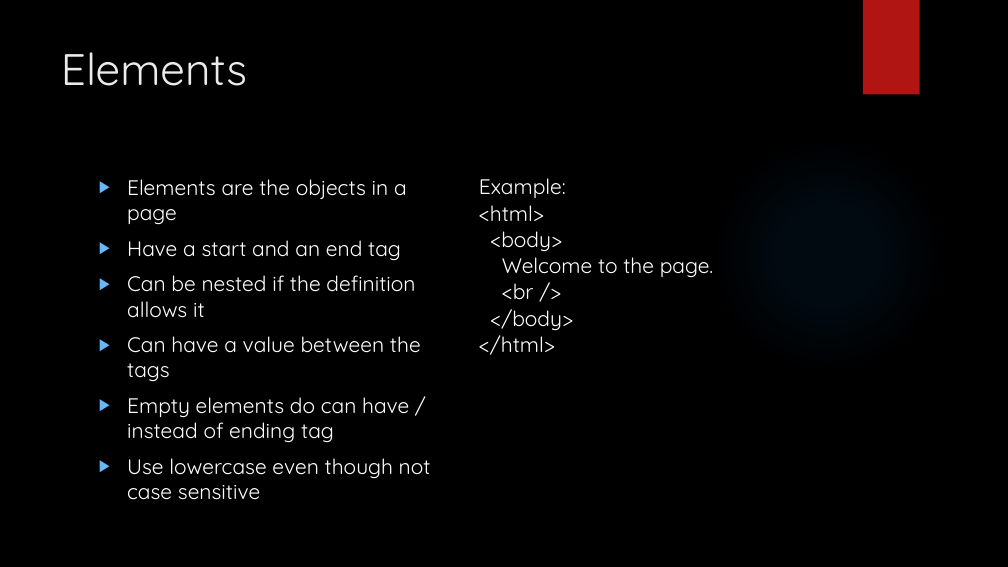
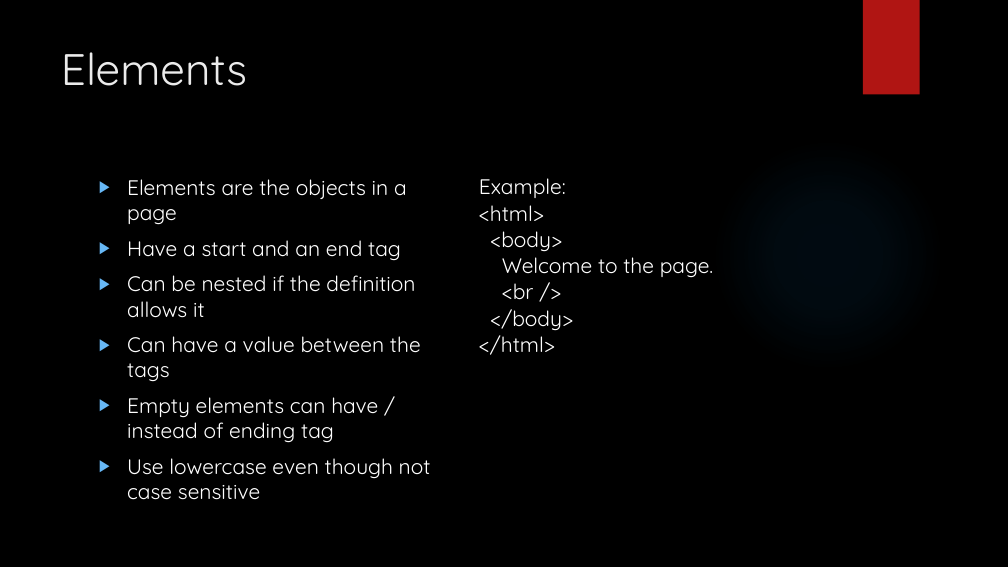
Before and after one commit to LogolsLLC/Logols-May2018, a slide deck: slide 2 of Slides/07_HTML_TrainingPlan.pptx. Drawn at 1008x567 pixels with LibreOffice and Linux fonts; fonts in the diff are those of the drawing; background and template pictures are left out. Boxes give left, top, right and bottom in pixels: in the first picture for what was removed or moved away, otherwise in the second. Text is boxed around its words. In the diff, an @@ line names an element or a change of style, - is before the commit and + after.

```diff
--- a/Slides/07_HTML_TrainingPlan.pptx
+++ b/Slides/07_HTML_TrainingPlan.pptx
@@ text at (x1=127, y1=397, x2=378, y2=443): text changed @@
-▶ Empty elements do can have / instead of ending tag
+▶ Empty elements can have / instead of ending tag
```
Also in this commit, not shown: 4 other slides changed, 7 other files.
